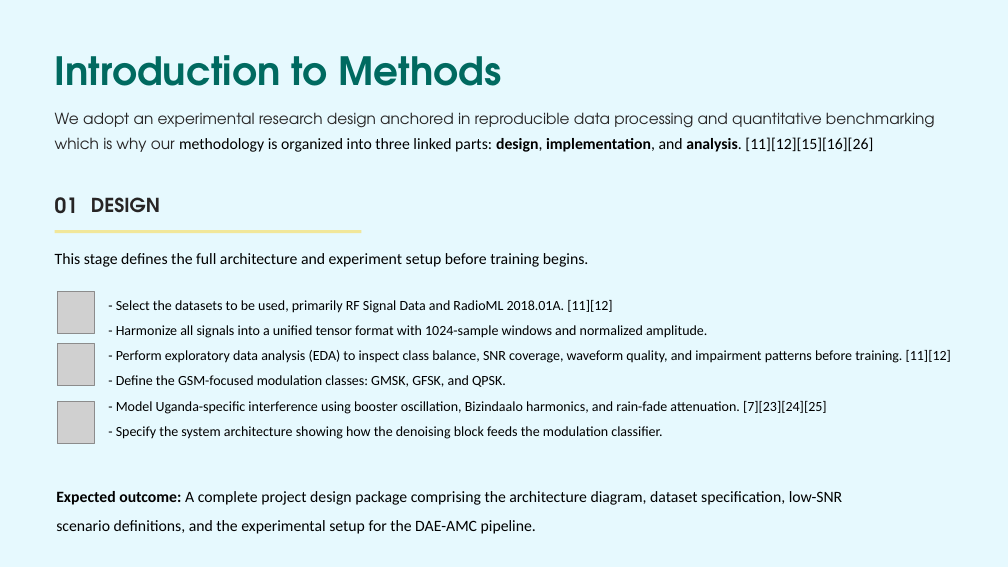
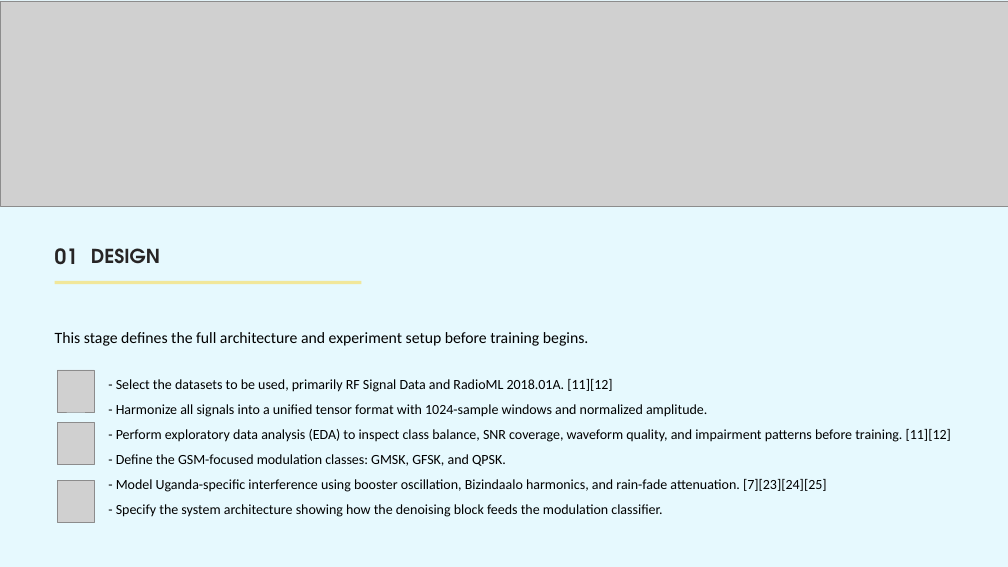
Before and after one commit to sharif-smj/Telecom-engineering-final-year-project, a slide deck: slide 17 of GSM Signal Denoising and Modulation Classification for Rural Uganda.pptx. Drawn at 1008x567 pixels with LibreOffice and Linux fonts; fonts in the diff are those of the drawing; grey boxes stand for pictures. Boxes give left, top, right and bottom in pixels: in the first picture for what was removed or moved away, otherwise in the second. Text is boxed around its words. In the diff, an @@ line names an element or a change of style, - is before the commit and + after.

Commit message:
Update final year project archive

```diff
--- a/GSM Signal Denoising and Modulation Classification for Rural Uganda.pptx
+++ b/GSM Signal Denoising and Modulation Classification for Rural Uganda.pptx
@@ picture added at (0,1,1008,207) @@
@@ text removed at (55,55,502,86) @@
-Introduction to Methods
@@ text removed at (55,112,935,152) @@
-We adopt an experimental research design anchored in reproducible data processing and quantitative benchmarking which is why our methodology is organized into three linked parts: design, implementation, and analysis. [11][12][15][16][26]
@@ 2 texts, 1 rectangle: place and size @@
-2 texts, 1 rectangle at (55,197,362,233)
+2 texts, 1 rectangle at (55,248,362,284)
@@ 3 pictures, 2 texts: place and size @@
-3 pictures, 2 texts at (55,253,951,444)
+3 pictures, 2 texts at (55,332,951,522)
@@ text removed at (56,491,843,534) @@
-Expected outcome: A complete project design package comprising the architecture diagram, dataset specification, low-SNR scenario definitions, and the experimental setup for the DAE-AMC pipeline.
```
Also in this commit, not shown: 4 other slides changed, 21 other files.
